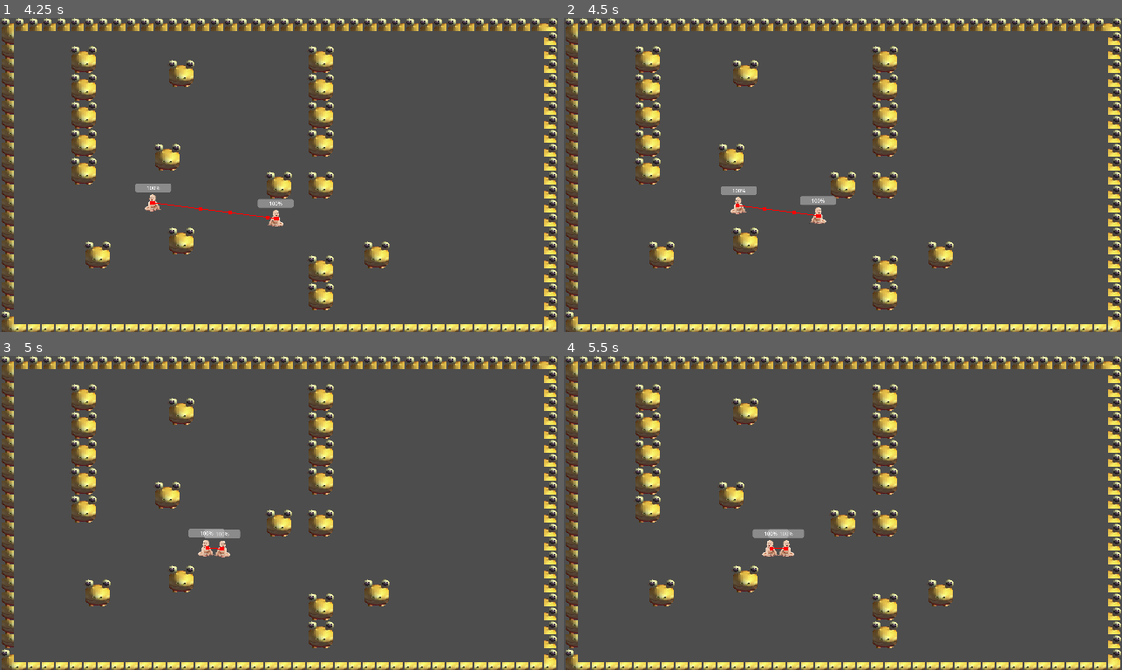
Above: before the commit, frames 1-4 (two rows, left to right).
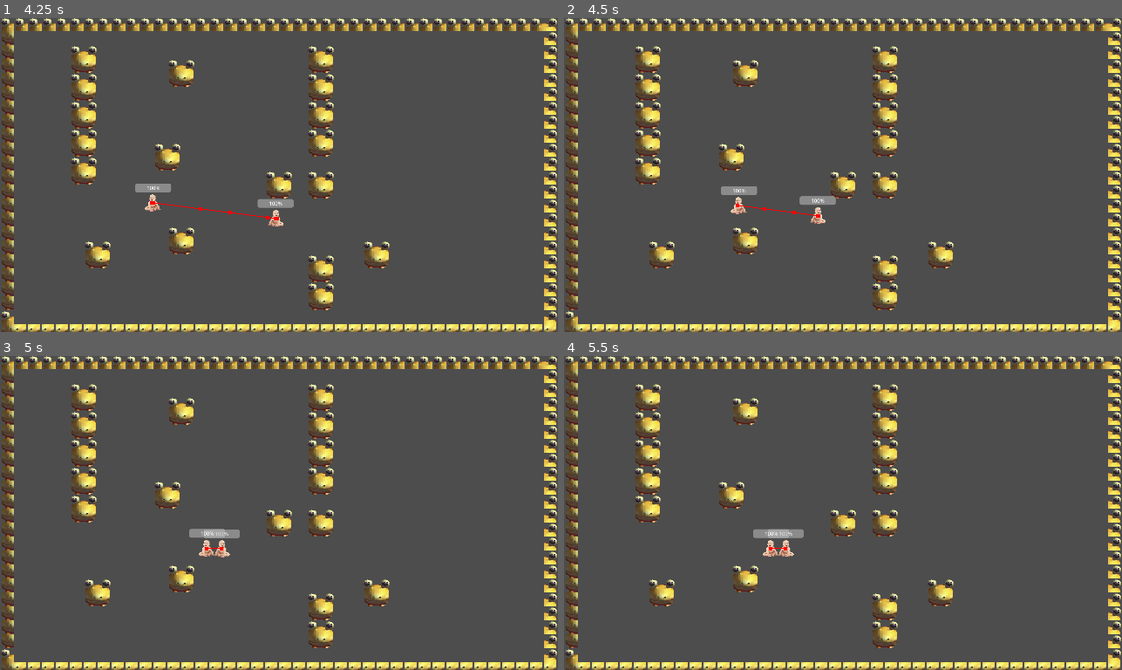
Above: after the commit, the same moments.

Repository: Rorenk/Gladia-Mandin
Game: Godot game, scene res://scenes/main_menu.tscn
Two runs of this game, one before a commit and one after it. Both use one fixed random seed, a clock stepped at 60 frames per second and the inputs below.
Inputs (mouse positions are in pixels of both pictures, inside the frame that each line leads up to):
- Up to frame 1 (4.25 s): click "Jogar" at 0.5 s; move the mouse to (368, 218) at 1.27 s; click (368, 218) at 1.42 s; move the mouse to (463, 259) at 2.02 s; click (463, 259) at 2.17 s; move the mouse to (61, 178) at 2.77 s; click (61, 178) at 2.92 s; move the mouse to (251, 237) at 3.52 s; click (251, 237) at 3.67 s
- Up to frame 2 (4.5 s): move the mouse to (1010, 222) at 4.27 s; click (1010, 222) at 4.42 s
- Up to frame 3 (5 s): no input
- Up to frame 4 (5.5 s): move the mouse to (675, 465) at 5.02 s; click (675, 465) at 5.17 s

Frame 1 is identical in both runs. In frame 2, less than 0.1% of the frame differs, in the area x 29-49%, y 53-66%; in frame 3, 0.1%, in the area x 33-44%, y 55-65%; in frame 4, 0.1%.
Error before the commit: Parse Error: Identifier "direcao" not declared in the current scope. (res://scripts/abilities/attacks/melee_base_attack.gd:21)

Commit message:
hitboxes da cena de attack funcionando ou quase isso

Diff:
--- a/resources/abilities/attack/soco.tres
+++ b/resources/abilities/attack/soco.tres
@@ -10,8 +10,9 @@
 
 [resource]
 script = ExtResource("1_ytex0")
-dano = 10
-alcance = 10.0
+damage = 1
+attack_range = 10.0
+knockback_force = 10.0
 knockback_duration = 0.15
 hitbox_shape = SubResource("RectangleShape2D_dxjfd")
 skill_name = "soco"
--- a/scripts/abilities/attacks/melee_base_attack.gd
+++ b/scripts/abilities/attacks/melee_base_attack.gd
@@ -1,27 +1,29 @@
 extends AttackBase
 class_name MeleeBaseAttack
 
-@export var dano: int
-@export var alcance: float
+@export var damage: int
+@export var attack_range: float
 @export var knockback_force: float
 @export var knockback_duration: float
+
 
 const HITBOX_SCENE = preload("res://scenes/attack_hitbox.tscn")
 
 func executar(usuario: CreatureBattleTemplate, alvo: CreatureBattleTemplate) -> void:
 	print("Ataque usado: ", skill_name)
+
 	var direction := (usuario.alvo.global_position - usuario.global_position).normalized()
+
 
 	var hitbox = HITBOX_SCENE.instantiate()
 	usuario.get_parent().add_child(hitbox)
-	hitbox.global_position = usuario.global_position + direction * alcance
-
+	hitbox.global_position = usuario.global_position + direction * attack_range
 
 	if has_knockback:
-		hitbox.knockback_direcao = direcao
+		hitbox.knockback_direction = direction
 		hitbox.knockback_force = knockback_force
 		hitbox.knockback_duration = knockback_duration
 
-	hitbox.hitbox_cofig(hitbox_shape, dano, hitbox_duration)
+	hitbox.hitbox_config(hitbox_shape, damage, hitbox_duration)
 
 	#_spawn_attack_particle(usuario, alvo)
--- a/scripts/resource/attack_base_resource.gd
+++ b/scripts/resource/attack_base_resource.gd
@@ -8,10 +8,8 @@
 @export var skill_description: String
 @export var skill_icon: Texture2D
 @export var attack_particle: PackedScene
+@export var hitbox_duration: float = 0.15
 
-
-func executar(usuario, alvo) -> void:
-	pass
 
 #func _spawn_attack_particle(usuario: CreatureBattleTemplate, alvo: CreatureBattleTemplate) -> void:
 #	if attack_particle == null:
--- a/scripts/scenes/attack_hitbox.gd
+++ b/scripts/scenes/attack_hitbox.gd
@@ -9,7 +9,7 @@
 var knockback_duration := 0.0
 
 func hitbox_config(shape: Shape2D, dano: int, duration: float) -> void:
-	$CollisionShape2D.shape = shape
+	$AttackHitboxCollision.shape = shape
 	damage = dano
 	body_entered.connect(_on_body_entered)
 	await get_tree().create_timer(duration).timeout
@@ -21,16 +21,3 @@
 		body.creature_dados.receber_dano(damage)
 		if knockback_force > 0:
 			body.apply_knockback(knockback_direction * knockback_force, knockback_duration)
-
-
-
-
-
-# Called when the node enters the scene tree for the first time.
-func _ready() -> void:
-	pass # Replace with function body.
-
-
-# Called every frame. 'delta' is the elapsed time since the previous frame.
-func _process(delta: float) -> void:
-	pass
